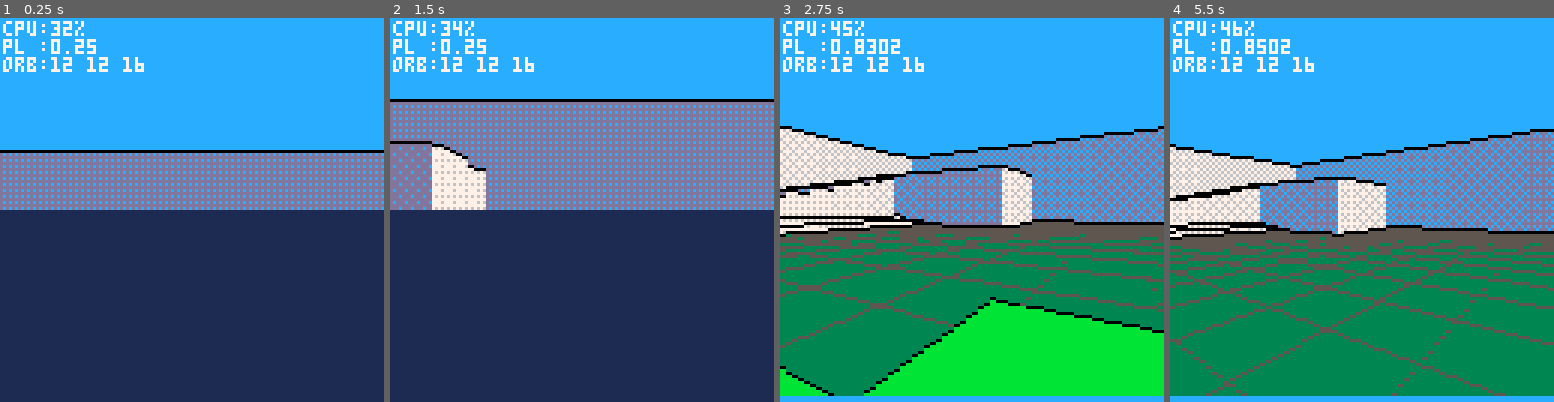
Above: before the commit, frames 1-4 (left to right).
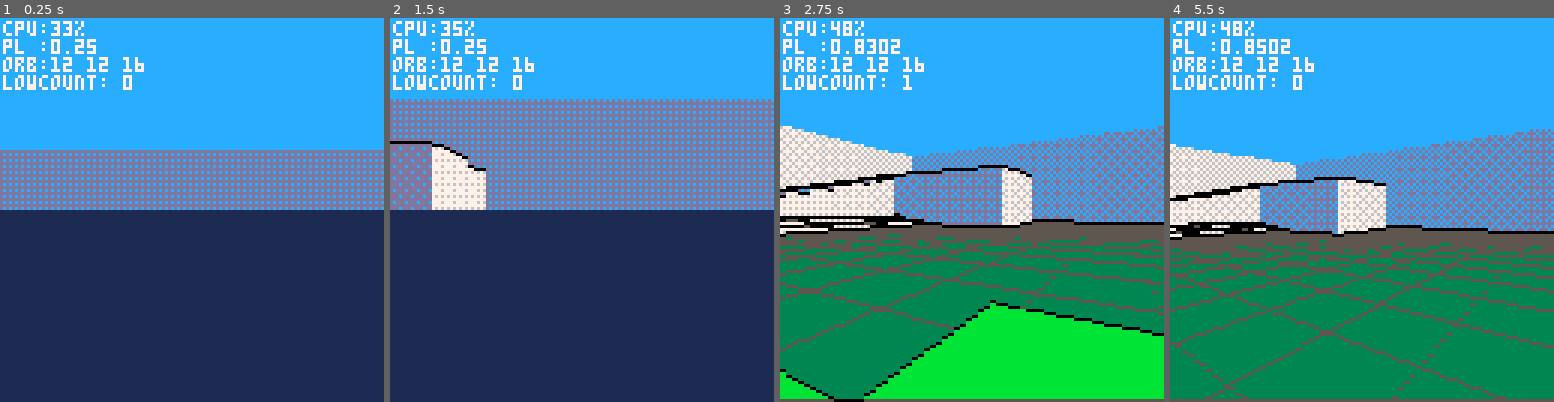
Above: after the commit, the same moments.

Repository: paloblanco/sallyneptune
Game: PICO-8 cartridge cast.p8
Same seed, same stepped clock (60 frames per second), same inputs: the game is played once before the commit and once after it.
Inputs:
- Up to frame 1 (0.25 s): no input
- Up to frame 2 (1.5 s): tap X (X key) at 0.33, 1.07 s; tap O (Z key) at 0.7 s
- Up to frame 3 (2.75 s): hold Right 1.6-2.1 s; tap O (Z key) at 1.7, 2.1, 2.5 s; tap X (X key) at 1.85 s; hold Up 2.15-2.42 s; hold Right from 2.47 s (still down)
- Up to frame 4 (5.5 s): tap O (Z key) every 0.4 s from 2.9 to 5.3 s; tap X (X key) at 2.97, 4.08, 5.2 s; release Right at 3.03 s; hold Left 3.08-3.58 s; hold Down 3.63-3.97 s; hold Right 4.02-4.68 s; hold Up 4.73-5.03 s; hold Left from 5.08 s (still down)

The runs differ from the first frame. In frame 1, 1.3% of the frame differs, in the area x 0-100%, y 2-36%; in frame 2, 1.3%; in frame 3, 13%; in frame 4, 14%, in the area x 0-100%, y 0-100%.

Commit message:
floor drawing fixed

Diff:
--- a/main.lua
+++ b/main.lua
@@ -17,16 +17,6 @@
 
 function _update()
 
-	-- moving walls
-
-	-- for x=10,18 do
-	-- 	for y=26,28 do
-	-- 		mset(x,y,34+cos(t()/4+x/14)*19)
-	-- 	end
-	-- end
-
-	-- control player
-
     for aa in all(alist) do
         aa:update()
     end
@@ -84,8 +74,12 @@
 
 		-- start skipping
 		local skip=true
+		local wall_prev=false
+		local lower_elevation=false
+		lowcount=0
 
 		while (skip) do
+
 
 			if (dist_x < dist_y) then
 				ix=ix+dir_x
@@ -127,15 +121,21 @@
 
 			if (sy1 < sy) then
 
-				rectfill(sx,sy1-1,sx+1,sy-2,
+				rectfill(sx,sy1-1,sx+1,sy,
 					sget((celz0*2)%16,8))
-				-- line if lower
-				line(sx,sy1-1,sx+1,sy1-1,5)
-				if (celz > celz0) then
-					line(sx,sy1-1,sx+1,sy1-1,0)
+				line(sx,sy,sx+1,sy,5)
+				if (wall_prev) then
+					line(sx,sy,sx+1,sy,0)
+					wall_prev=false
+				end
+				if lower_elevation then
+					line(sx,sy,sx+1,sy,0)
+					lower_elevation=false
 				end
 				sy=sy1
 			end
+			-- flip()
+
 
 			-- draw wall if higher
 
@@ -159,12 +159,20 @@
 					rectfill(sx,sy1-1,sx+1,sy,
 					 wcol)
 					line(sx,sy,sx+1,sy,0)
-					line(sx,sy1-1,sx+1,sy1-1,0)
+					--line(sx,sy1-1,sx+1,sy1-1,0)
 					 sy=sy1
 
 					fillp()
+					wall_prev=true
 				end
-			end
+				-- flip()
+			end
+			--lower floor?
+			if (celz>celz0) then
+				lower_elevation=true
+				lowcount = lowcount +1
+			end
+
 		end
 		end -- skipping
 	end -- sx
@@ -188,5 +196,6 @@
 	print("cpu:"..flr(stat(1)*100).."%",1,1)
 	print("pl :"..pl.d)
 	print("orb:"..orb.x.." "..orb.y.." "..orb.z)
-
-end
+	print("lowcount: "..lowcount)
+
+end
